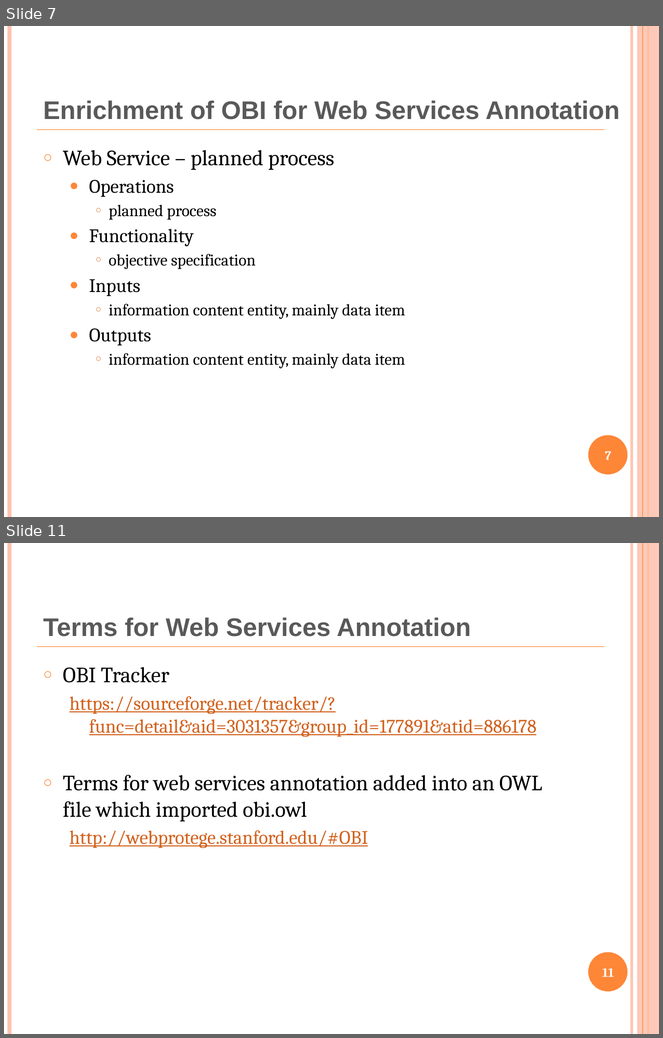
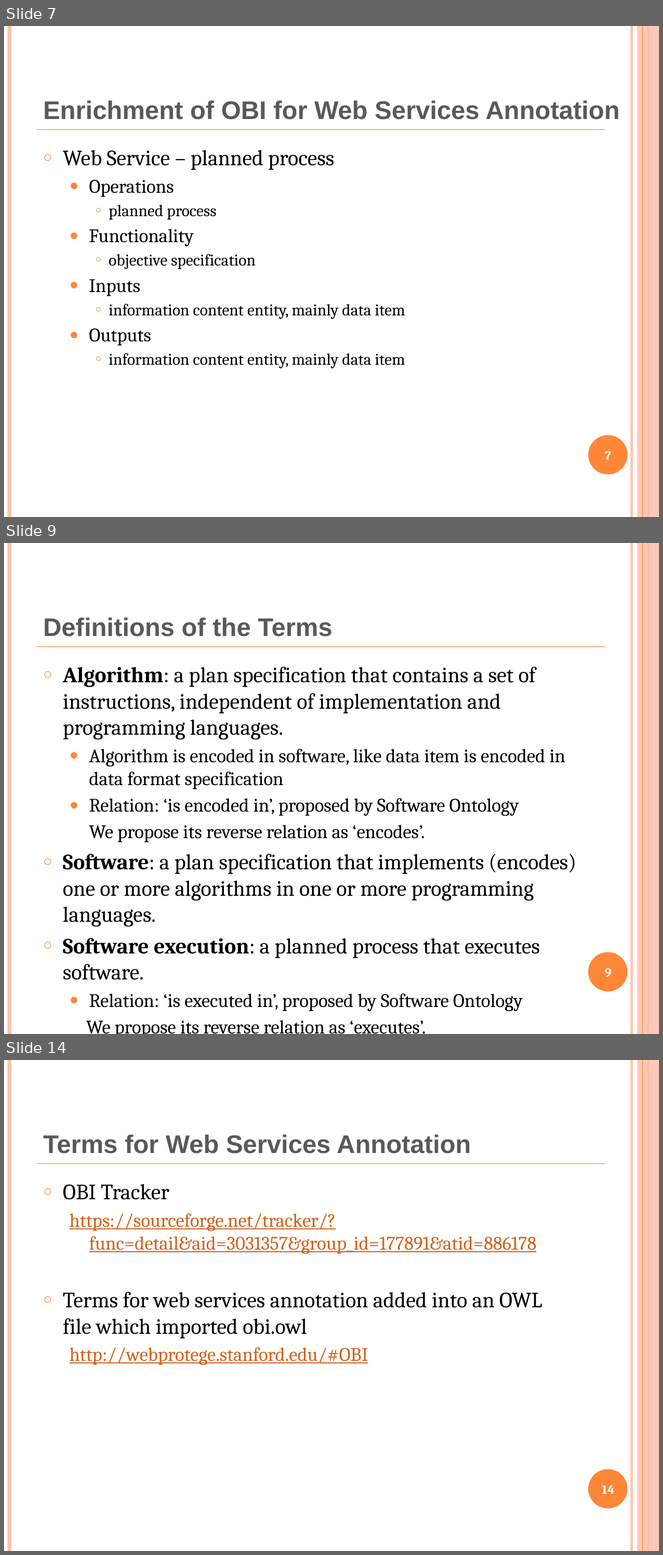
Before and after one commit to obi-ontology/obi-legacy-svn, a slide deck: trunk/docs/presentations/OBI workshop Oct 2011 Philly/WebService.pptx. Shown one above the other, each under a label of ours: slides 7 and 11 before the commit, slides 7, 9 and 14 after it; the slides between them are not shown. The pictures are 663x1038 and 663x1555 pixels, drawn with LibreOffice and Linux fonts; fonts in the diff are those of the drawing. Boxes give left, top, right and bottom in pixels: in the first picture for what was removed or moved away, otherwise in the second. Text is boxed around its words. In the diff, an @@ line names an element or a change of style, - is before the commit and + after.

Commit message:
Make some updates on the ontology-based models

```diff
--- a/trunk/docs/presentations/OBI workshop Oct 2011 Philly/WebService.pptx
+++ b/trunk/docs/presentations/OBI workshop Oct 2011 Philly/WebService.pptx
@@ slide 9 added at bbox=[4, 543, 659, 1034], background #FFFFFF; not listed: 7 template elements that a slide beside it also shows @@
@@ title added at bbox=[43, 617, 332, 637], 28 pt, text #595959, bold @@
+Definitions of the Terms
@@ text added at bbox=[63, 667, 577, 1034], 24 pt, text #000000 @@
+○ Algorithm: a plan specification that contains a set of instructions, independent of implementation and programming languages.
+  ● Algorithm is encoded in software, like data item is encoded in data format specification
+  ● Relation: ‘is encoded in’, proposed by Software Ontology
+  We propose its reverse relation as ‘encodes’.
+○ Software: a plan specification that implements (encodes) one or more algorithms in one or more programming languages.
+○ Software execution: a planned process that executes software.
+  ● Relation: ‘is executed in’, proposed by Software Ontology
+  We propose its reverse relation as ‘executes’.
@@ page number added at bbox=[605, 968, 612, 977], 14 pt, text #FFFFFF, bold @@
+9
@@ what was slide 11 is now slide 14 @@
@@ page number at bbox=[602, 1485, 615, 1494]: text changed @@
-11
+14
```
Also in this commit, not shown: 3 slides changed, 3 other slides added.
